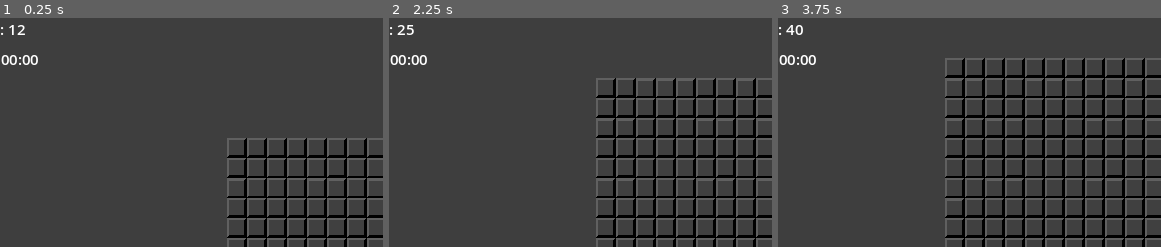
Above: before the commit, frames 1-3 (left to right).
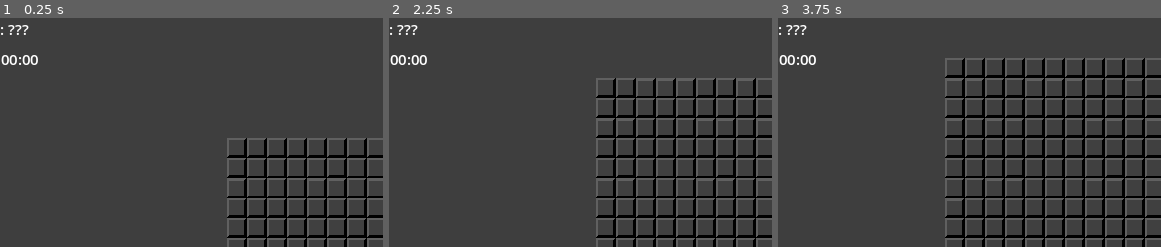
Above: after the commit, the same moments.

Repository: Awfyboy/Minesweeper
Game: Godot game, scene res://scenes/game.tscn
Same seed, same stepped clock (60 frames per second), same inputs: the game is played once before the commit and once after it.
Inputs:
- Up to frame 1 (0.25 s): no input
- Up to frame 2 (2.25 s): click "Easy" at 0.5 s; click "Easy" at 1.25 s; click "Normal" at 2 s
- Up to frame 3 (3.75 s): click "Normal" at 2.75 s; click "Hard" at 3.5 s
The pictures show only the part of the screen within x 7-57%, y 0-50%; the shares and areas given below are measured in that part.

The runs differ from the first frame. In frame 1, 0.1% of the frame differs, in the area x 2-8%, y 3-8%; in frame 2, 0.1%; in frame 3, 0.2%.

Commit message:
fix bug with mines being greater than total tiles

Diff:
--- a/scripts/game.gd
+++ b/scripts/game.gd
@@ -48,10 +48,7 @@
 var seconds: int = 0
 
 # used for user flagging tiles
-var mine_guesses: int = 0:
-	set(value):
-		mine_guesses = value
-		update_mine_counter()
+var mine_guesses: int = 0
 
 
 # return the size of the viewport
@@ -84,8 +81,14 @@
 
 
 # update mine counter
-func update_mine_counter() -> void:
-	mine_counter.text = "Mines: %s" % mine_guesses
+func update_mine_guess_counter() -> void:
+	## if it is the first click, make the amount of mines hidden
+	## this is done because, mines are generated only after the first click
+	## so edge cases like mines > total tiles need to be checked
+	if is_first_click:
+		mine_counter.text = "Mines: ???"
+	else:
+		mine_counter.text = "Mines: %s" % mine_guesses
 
 
 # update custom game's row counter
@@ -110,7 +113,8 @@
 	can_click = true
 	minutes = 0
 	seconds = 0
-	mine_guesses = total_mines
+	mine_guesses = 0
+	update_mine_guess_counter()
 	message.hide()
 	update_time()
 	timer.start()
@@ -161,17 +165,21 @@
 
 	## remove the first tile clicked and its nearby tiles from the grid_copy
 	## these tiles won't be selected as mines
-	if is_first_click:
-		first_tile.state = states.SAFE
-		grid_copy.erase(first_tile)
-
-		var nearby_tiles: Array[Tile] = get_nearby_tiles(first_tile, total_rows, total_columns)
-		for nearby_tile in nearby_tiles:
-			grid_copy.erase(nearby_tile)
+	first_tile.state = states.SAFE
+	grid_copy.erase(first_tile)
+
+	var nearby_tiles_before: Array[Tile] = get_nearby_tiles(first_tile, total_rows, total_columns)
+	for nearby_tile in nearby_tiles_before:
+		grid_copy.erase(nearby_tile)
 
 	## prevent mine count from being greater than the maximum tiles or less than 0
 	## there should at least be nine tiles that are not mines, so max is total tiles - 9
 	var mine_count: int = clamp(mines, 0, (rows * columns) - 9)
+
+	## update mine_guesses and total mines to ensure they match
+	## mine guesses is added here because the user may have flagged a tile before mine assignment
+	mine_guesses += mine_count
+	total_mines = mine_count
 
 	## assign some tiles as mines
 	for i in range(mine_count):
@@ -191,10 +199,10 @@
 				continue
 
 			## get the tiles nearby this tile
-			var nearby_tiles: Array[Tile] = get_nearby_tiles(tile, rows, columns)
+			var nearby_tiles_after: Array[Tile] = get_nearby_tiles(tile, rows, columns)
 
 			## if a nearby tile is a mine, increment 'mines_nearby' and set state to caution
-			for nearby_tile in nearby_tiles:
+			for nearby_tile in nearby_tiles_after:
 				if nearby_tile.state == states.MINE:
 					tile.state = states.CAUTION
 					tile.mines_nearby += 1
@@ -374,6 +382,9 @@
 				tile.is_flagged = false
 				mine_guesses += 1
 
+			## update the mine guess counter so it reflets the amount of flags
+			update_mine_guess_counter()
+
 		## if left clicked, reveal the tile
 		## ensure tile isn't flagged and the user can press tiles
 		elif mouse_button == MOUSE_BUTTON_LEFT and not tile.is_flagged:
@@ -387,6 +398,9 @@
 			## repeat until it reaches a caution tile
 			reveal_nearby_tiles(tile)
 
+			## update the mine guess counter after a tile is pressed
+			update_mine_guess_counter()
+
 			## check if the user has won
 			if check_win():
 				## flag the remaining tiles
Binary file added: .media/example_screenshot.png
Not shown, added: LICENSE
Not shown, changed: README.md
